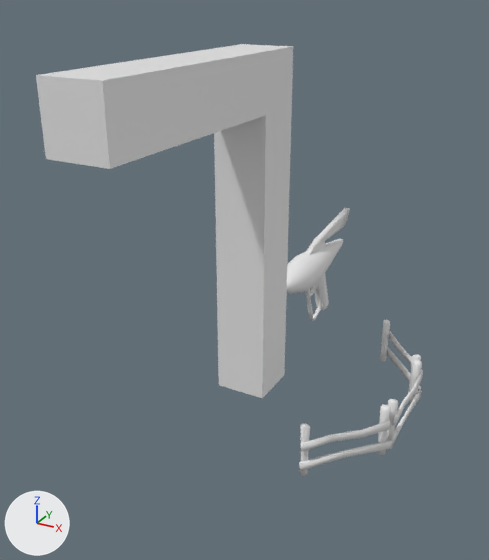
One commit to the Blender file assets/scene.blend: the scene before it, then after it.
Before and after are seen from a camera (50 mm lens) standing at (11.3, -21.1, 15.0) and looking at (0.3, -1.1, 5.0). The axes (+X, +Y, +Z) are drawn at lower left. The lights are the same throughout.

In view in the first picture: 'elbow', 'fence', 'fence.001', 'fence.002', 'raygun'.
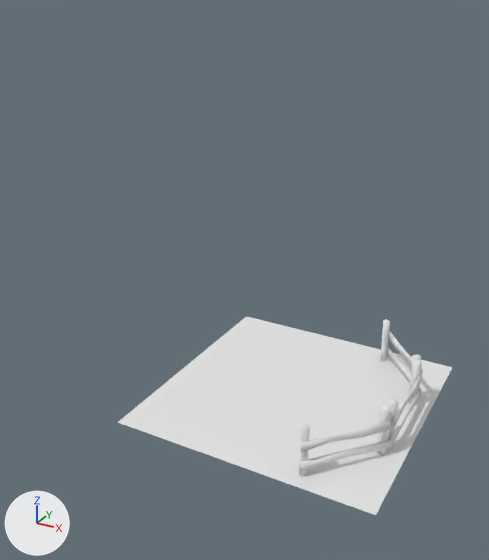
Where the change shows, as pixel boxes (x1, y1, x2, y2) in the pictures (489 x 560 px):
'elbow', deleted
    before: (36, 44, 293, 398)
'raygun', deleted
    before: (287, 208, 350, 321)
'ground.016', added
    after: (316, 459, 395, 515)
'ground.006', added
    after: (210, 425, 286, 474)
'ground.013', added
    after: (261, 441, 338, 494)
'ground.003', added
    after: (162, 410, 237, 455)
'ground.007', added
    after: (238, 399, 308, 441)
'ground.023', added
    after: (118, 396, 191, 438)
'ground.010', added
    after: (309, 388, 376, 428)
'ground.002', added
    after: (193, 385, 262, 425)
'ground.017', added
    after: (341, 428, 412, 477)
'ground.009', added
    after: (262, 375, 329, 413)
'ground.022', added
    after: (150, 373, 218, 410)
'ground.011', added
    after: (329, 365, 392, 401)
'ground', added
    after: (219, 363, 284, 398)
'ground.012', added
    after: (287, 413, 359, 455)
'ground.008', added
    after: (285, 354, 347, 387)
'ground.020', added
    after: (178, 352, 242, 385)
'ground.001', added
    after: (243, 343, 304, 375)
'ground.018', added
    after: (377, 377, 441, 415)
'ground.005', added
    after: (305, 335, 363, 365)
'ground.021', added
    after: (204, 333, 264, 363)
'ground.019', added
    after: (359, 401, 428, 444)
'ground.004', added
    after: (265, 326, 321, 354)
'ground.014', added
    after: (347, 345, 405, 377)
'ground.024', added
    after: (227, 316, 283, 343)
'ground.015', added
    after: (393, 359, 452, 390)

The change, as a diff of the scene's bpy script:
```diff
--- a/assets/scene.blend.py
+++ b/assets/scene.blend.py
@@ me_plane @@
+me_plane.from_pydata([(-1.0, -1.0, 0.0), (1.0, -1.0, 0.0), (-1.0, 1.0, 0.0), (1.0, 1.0, 0.0)], [], [(0, 1, 3, 2)])
@@ ob_elbow @@
-ob_elbow = bpy.data.objects.new('elbow', me_cube_001)
@@ ob_raygun @@
-ob_raygun = bpy.data.objects.new('raygun', me_cylinder)
@@ ob_ground @@
+ob_ground = bpy.data.objects.new('ground', me_plane)
+ob_ground.location = (0.0, 0.0, 0.0)
@@ ob_ground_001 @@
+ob_ground_001 = bpy.data.objects.new('ground.001', me_plane.copy())
+ob_ground_001.location = (0.0, 2.0, 0.0)
@@ ob_ground_002 @@
+ob_ground_002 = bpy.data.objects.new('ground.002', me_plane.copy())
+ob_ground_002.location = (0.0, -2.0, 0.0)
@@ ob_ground_003 @@
+ob_ground_003 = bpy.data.objects.new('ground.003', me_plane.copy())
+ob_ground_003.location = (0.0, -4.0, 0.0)
@@ ob_ground_004 @@
+ob_ground_004 = bpy.data.objects.new('ground.004', me_plane.copy())
+ob_ground_004.location = (0.0, 4.0, 0.0)
@@ ob_ground_005 @@
+ob_ground_005 = bpy.data.objects.new('ground.005', me_plane.copy())
+ob_ground_005.location = (2.0, 4.0, 0.0)
@@ ob_ground_006 @@
+ob_ground_006 = bpy.data.objects.new('ground.006', me_plane.copy())
+ob_ground_006.location = (2.0, -4.0, 0.0)
@@ ob_ground_007 @@
+ob_ground_007 = bpy.data.objects.new('ground.007', me_plane.copy())
+ob_ground_007.location = (2.0, -2.0, 0.0)
@@ ob_ground_008 @@
+ob_ground_008 = bpy.data.objects.new('ground.008', me_plane.copy())
+ob_ground_008.location = (2.0, 2.0, 0.0)
@@ ob_ground_009 @@
+ob_ground_009 = bpy.data.objects.new('ground.009', me_plane.copy())
+ob_ground_009.location = (2.0, 0.0, 0.0)
@@ ob_ground_010 @@
+ob_ground_010 = bpy.data.objects.new('ground.010', me_plane.copy())
+ob_ground_010.location = (4.0, 0.0, 0.0)
@@ ob_ground_011 @@
+ob_ground_011 = bpy.data.objects.new('ground.011', me_plane.copy())
+ob_ground_011.location = (4.0, 2.0, 0.0)
@@ ob_ground_012 @@
+ob_ground_012 = bpy.data.objects.new('ground.012', me_plane.copy())
+ob_ground_012.location = (4.0, -2.0, 0.0)
@@ ob_ground_013 @@
+ob_ground_013 = bpy.data.objects.new('ground.013', me_plane.copy())
+ob_ground_013.location = (4.0, -4.0, 0.0)
@@ ob_ground_014 @@
+ob_ground_014 = bpy.data.objects.new('ground.014', me_plane.copy())
+ob_ground_014.location = (4.0, 4.0, 0.0)
@@ ob_ground_015 @@
+ob_ground_015 = bpy.data.objects.new('ground.015', me_plane.copy())
+ob_ground_015.location = (6.0, 4.0, 0.0)
@@ ob_ground_016 @@
+ob_ground_016 = bpy.data.objects.new('ground.016', me_plane.copy())
+ob_ground_016.location = (6.0, -4.0, 0.0)
@@ ob_ground_017 @@
+ob_ground_017 = bpy.data.objects.new('ground.017', me_plane.copy())
+ob_ground_017.location = (6.0, -2.0, 0.0)
@@ ob_ground_018 @@
+ob_ground_018 = bpy.data.objects.new('ground.018', me_plane.copy())
+ob_ground_018.location = (6.0, 2.0, 0.0)
@@ ob_ground_019 @@
+ob_ground_019 = bpy.data.objects.new('ground.019', me_plane.copy())
+ob_ground_019.location = (6.0, 0.0, 0.0)
@@ ob_ground_020 @@
+ob_ground_020 = bpy.data.objects.new('ground.020', me_plane.copy())
+ob_ground_020.location = (-2.0, 0.0, 0.0)
@@ ob_ground_021 @@
+ob_ground_021 = bpy.data.objects.new('ground.021', me_plane.copy())
+ob_ground_021.location = (-2.0, 2.0, 0.0)
@@ ob_ground_022 @@
+ob_ground_022 = bpy.data.objects.new('ground.022', me_plane.copy())
+ob_ground_022.location = (-2.0, -2.0, 0.0)
@@ ob_ground_023 @@
+ob_ground_023 = bpy.data.objects.new('ground.023', me_plane.copy())
+ob_ground_023.location = (-2.0, -4.0, 0.0)
@@ ob_ground_024 @@
+ob_ground_024 = bpy.data.objects.new('ground.024', me_plane.copy())
+ob_ground_024.location = (-2.0, 4.0, 0.0)
+ob_ground_024.rotation_euler = (0.0, 0.0, -1.571)  # degrees (0, 0, -90)
```
